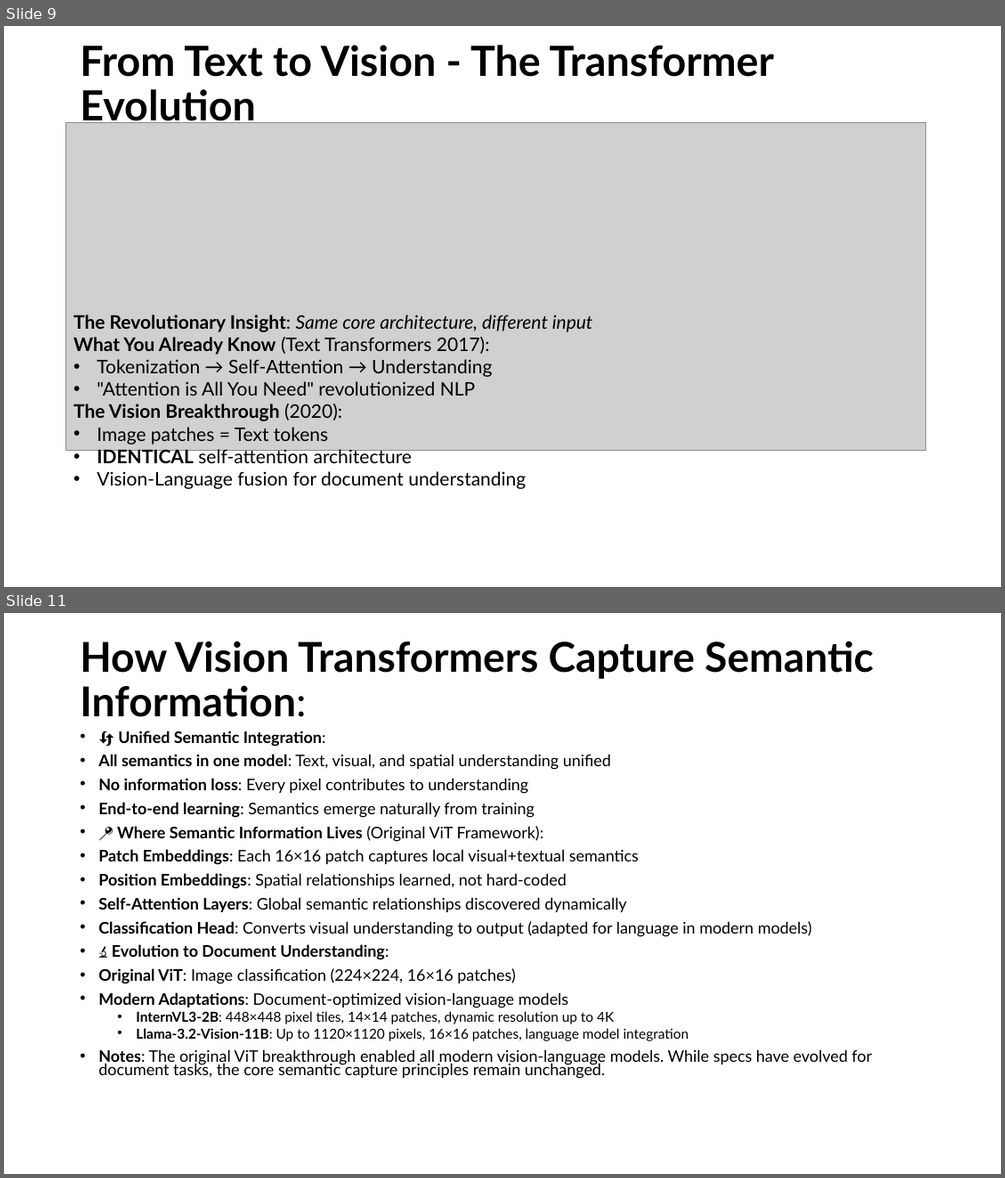
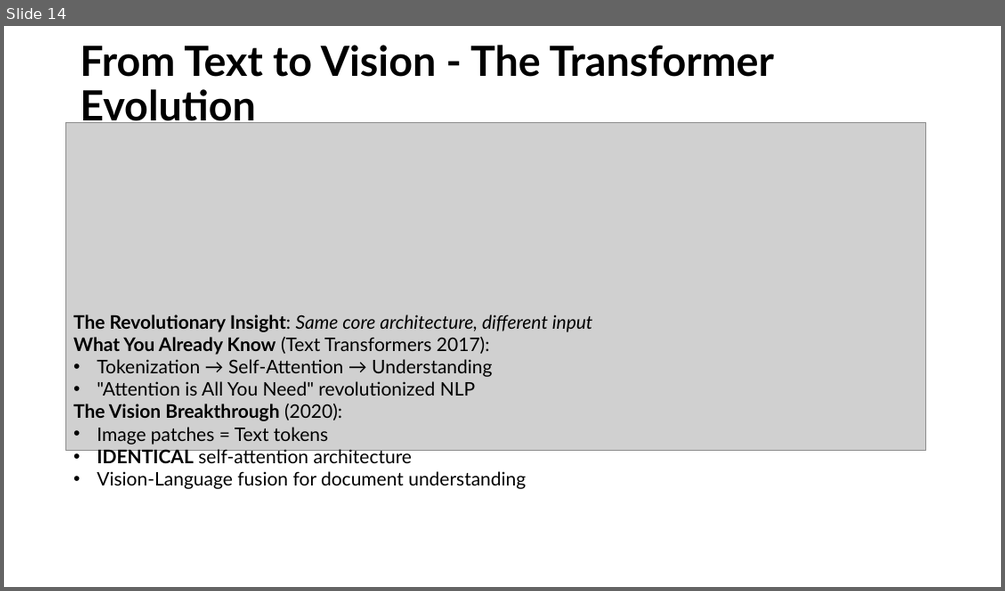
Before and after one commit to tmnestor/unified_vision_processor_minimal, a slide deck: presentation_materials/vision_transformers.pptx. Shown one above the other, each under a label of ours: slides 9 and 11 before the commit, slide 14 after it; the slides between them are not shown. The pictures are 1005x1178 and 1005x591 pixels, drawn with LibreOffice and Linux fonts; fonts in the diff are those of the drawing; grey boxes stand for pictures. Boxes give left, top, right and bottom in pixels: in the first picture for what was removed or moved away, otherwise in the second. Text is boxed around its words. In the diff, an @@ line names an element or a change of style, - is before the commit and + after.

```diff
--- a/presentation_materials/vision_transformers.pptx
+++ b/presentation_materials/vision_transformers.pptx
@@ slide 11 removed at box(4, 613, 1001, 1174), background #FFFFFF @@
@@ title removed at box(80, 641, 874, 717) @@
-How Vision Transformers Capture Semantic Information:
@@ text removed at box(98, 730, 872, 1078) @@
-• 🔄 Unified Semantic Integration:
-• All semantics in one model: Text, visual, and spatial understanding unified
-• No information loss: Every pixel contributes to understanding
-• End-to-end learning: Semantics emerge naturally from training
-• 📍 Where Semantic Information Lives (Original ViT Framework):
-• Patch Embeddings: Each 16×16 patch captures local visual+textual semantics
-• Position Embeddings: Spatial relationships learned, not hard-coded
-• Self-Attention Layers: Global semantic relationships discovered dynamically
-• Classification Head: Converts visual understanding to output (adapted for language in modern models)
-• 🔬 Evolution to Document Understanding:
-• Original ViT: Image classification (224×224, 16×16 patches)
-• Modern Adaptations: Document-optimized vision-language models
-  • InternVL3-2B: 448×448 pixel tiles, 14×14 patches, dynamic resolution up to 4K
-  • Llama-3.2-Vision-11B: Up to 1120×1120 pixels, 16×16 patches, language model integration
-• Notes: The original ViT breakthrough enabled all modern vision-language models. While specs have evolved for document tasks, the core semantic capture principles remain unchanged.
@@ what was slide 9 is now slide 14 @@
```
Also in this commit, not shown: 3 slides changed, 14 slides added, 5 other slides removed, 1 other file.
